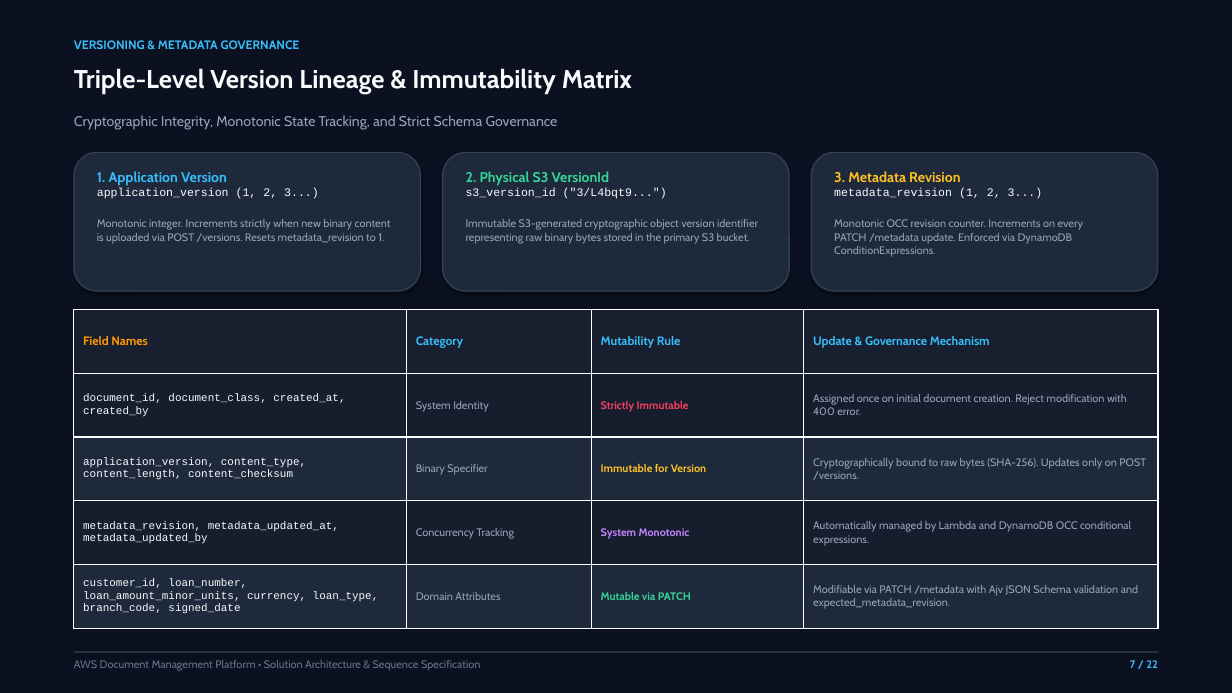
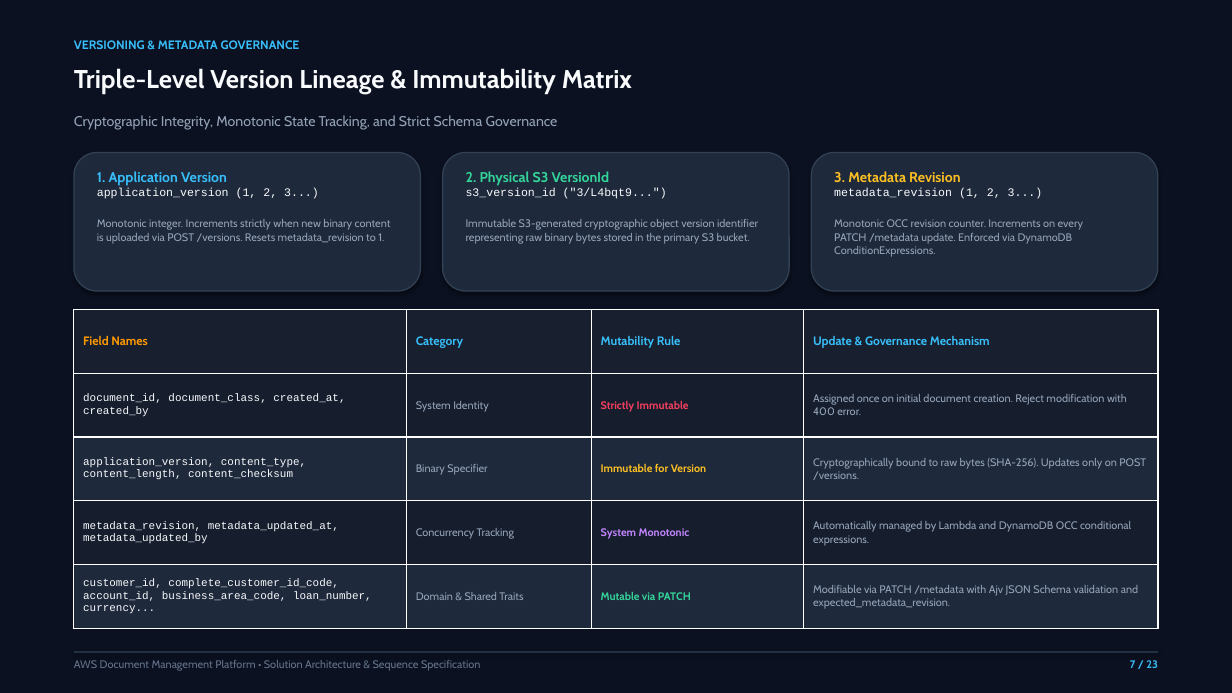
Before and after one commit to peydan/aws-doc-management-system, a slide deck: slide 7 of presentations/AWS_Document_Management_Platform_Architecture.pptx. Drawn at 1232x693 pixels with LibreOffice and Linux fonts; fonts in the diff are those of the drawing. Boxes give left, top, right and bottom in pixels: in the first picture for what was removed or moved away, otherwise in the second. Text is boxed around its words. In the diff, an @@ line names an element or a change of style, - is before the commit and + after.

```diff
--- a/presentations/AWS_Document_Management_Platform_Architecture.pptx
+++ b/presentations/AWS_Document_Management_Platform_Architecture.pptx
@@ table at [74, 310, 1158, 628] @@
-row 5, column 1: customer_id, loan_number, loan_amount_minor_units, currency, loan_type, branch_code, signed_date
+row 5, column 1: customer_id, complete_customer_id_code, account_id, business_area_code, loan_number, currency...
-row 5, column 2: Domain Attributes
+row 5, column 2: Domain & Shared Traits
```
Also in this commit, not shown: 21 other slides changed, 1 slide added, 7 other files.
